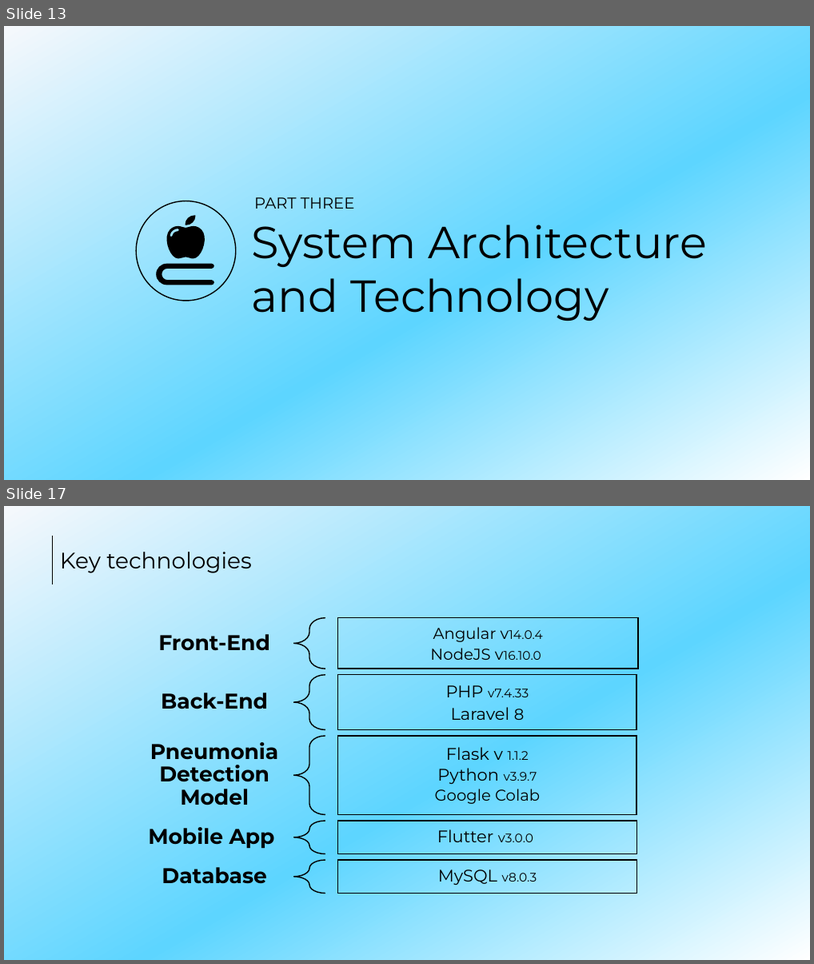
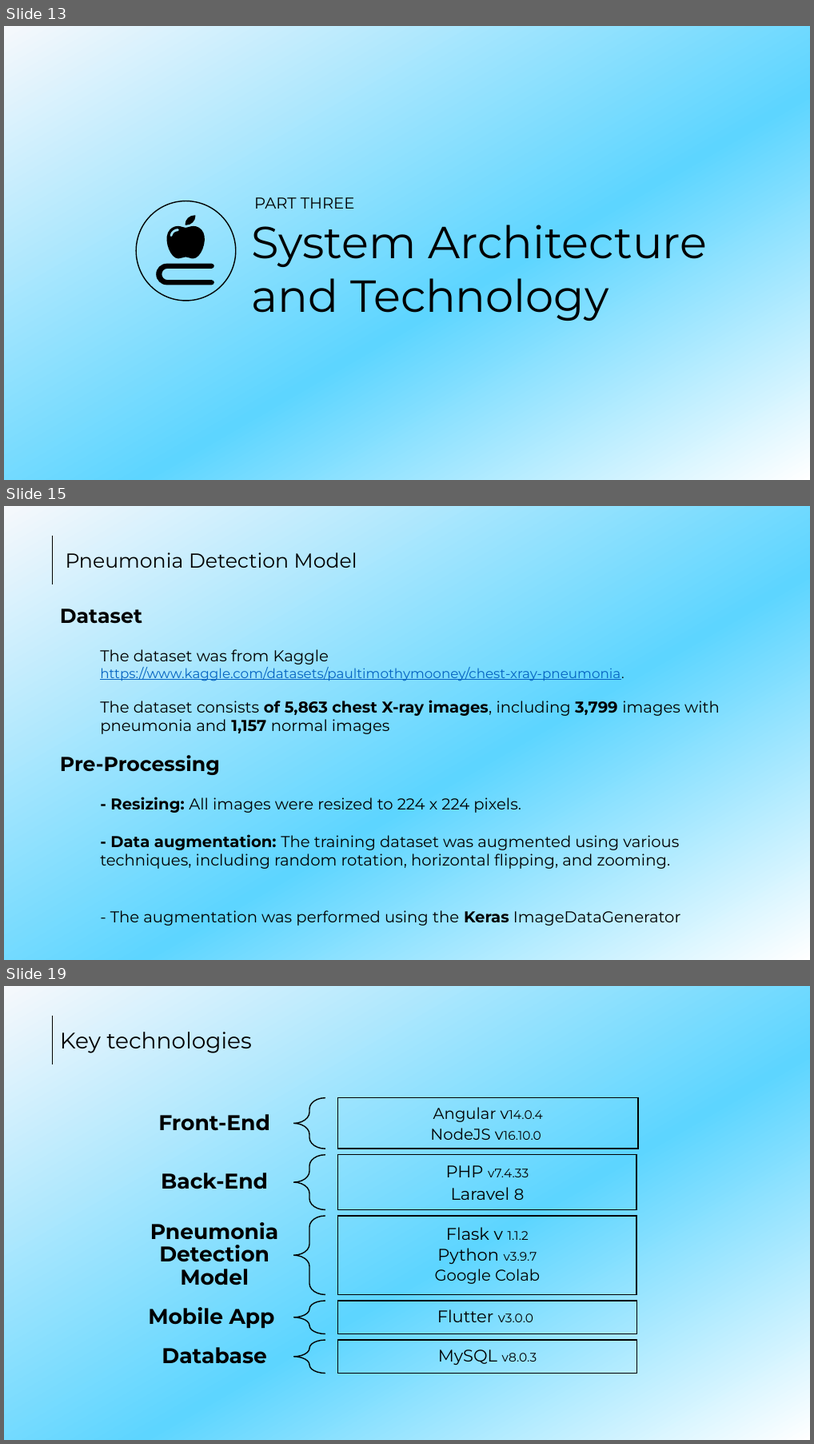
Before and after one commit to MediBooki/Documetion-files, a slide deck: Presentation/Presentation.pptx. Shown one above the other, each under a label of ours: slides 13 and 17 before the commit, slides 13, 15 and 19 after it; the slides between them are not shown. The pictures are 814x964 and 814x1444 pixels, drawn with LibreOffice and Linux fonts; fonts in the diff are those of the drawing. Boxes give left, top, right and bottom in pixels: in the first picture for what was removed or moved away, otherwise in the second. Text is boxed around its words. In the diff, an @@ line names an element or a change of style, - is before the commit and + after.

```diff
--- a/Presentation/Presentation.pptx
+++ b/Presentation/Presentation.pptx
@@ slide 15 added at (4,506,810,960), background gradient #F6F8FC to #5DD5FF to #FFFFFF @@
@@ line added from (52, 536) to (52, 585), #000000 0.5 pt @@
@@ text added at (66,552,358,568), 18 pt, text #000000 @@
+Pneumonia Detection Model
@@ text added at (60,608,720,925), 14 pt, text #000000 @@
+Dataset
+  The dataset was from Kaggle https://www.kaggle.com/datasets/paultimothymooney/chest-xray-pneumonia.
+  The dataset consists of 5,863 chest X-ray images, including 3,799 images with pneumonia and 1,157 normal images
+Pre-Processing
+  - Resizing: All images were resized to 224 x 224 pixels.
+  - Data augmentation: The training dataset was augmented using various techniques, including random rotation, horizontal flipping, and zooming.
+  - The augmentation was performed using the Keras ImageDataGenerator
@@ what was slide 17 is now slide 19 @@
```
Also in this commit, not shown: 5 slides changed, 4 other slides added, 2 slides removed, 1 other file.
